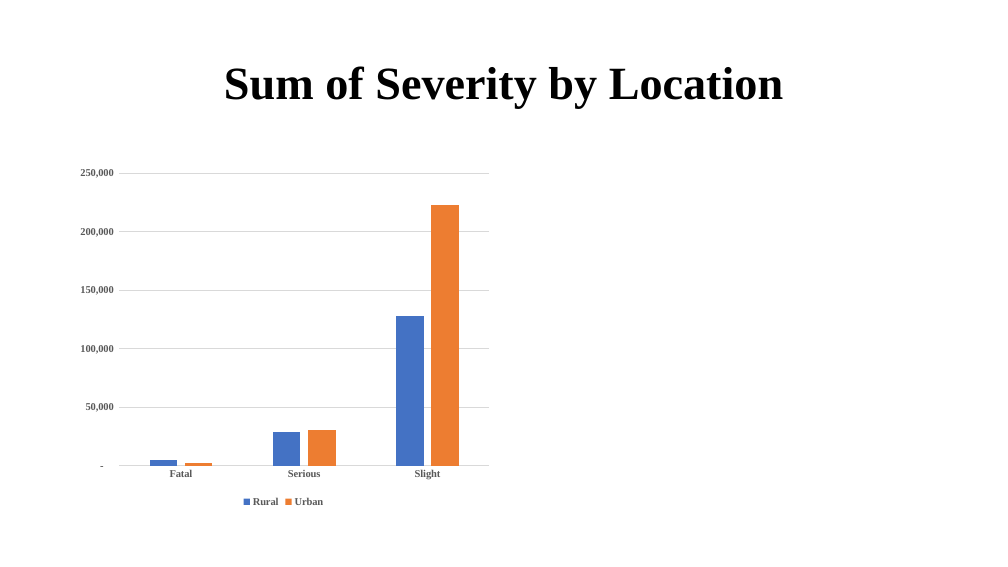
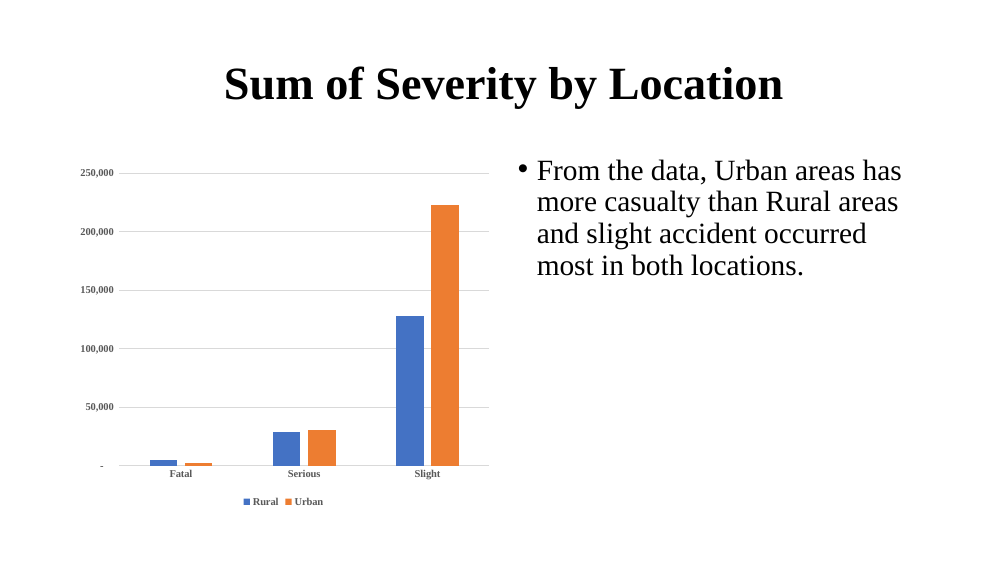
Before and after one commit to Amy2220/Amy_Projects, a slide deck: slide 6 of Road_Accident_Analysis/Road_Accident_Data.pptx (slide 7 before the commit). Drawn at 1008x567 pixels with LibreOffice and Linux fonts; fonts in the diff are those of the drawing. Boxes give left, top, right and bottom in pixels: in the first picture for what was removed or moved away, otherwise in the second. Text is boxed around its words. In the diff, an @@ line names an element or a change of style, - is before the commit and + after.

```diff
--- a/Road_Accident_Analysis/Road_Accident_Data.pptx
+++ b/Road_Accident_Analysis/Road_Accident_Data.pptx
@@ text added at bbox=[537, 159, 902, 276], 28 pt, text #000000 @@
+• From the data, Urban areas has more casualty than Rural areas and slight accident occurred most in both locations.
```
Also in this commit, not shown: 4 other slides changed, 1 slide removed, 6 other files.
